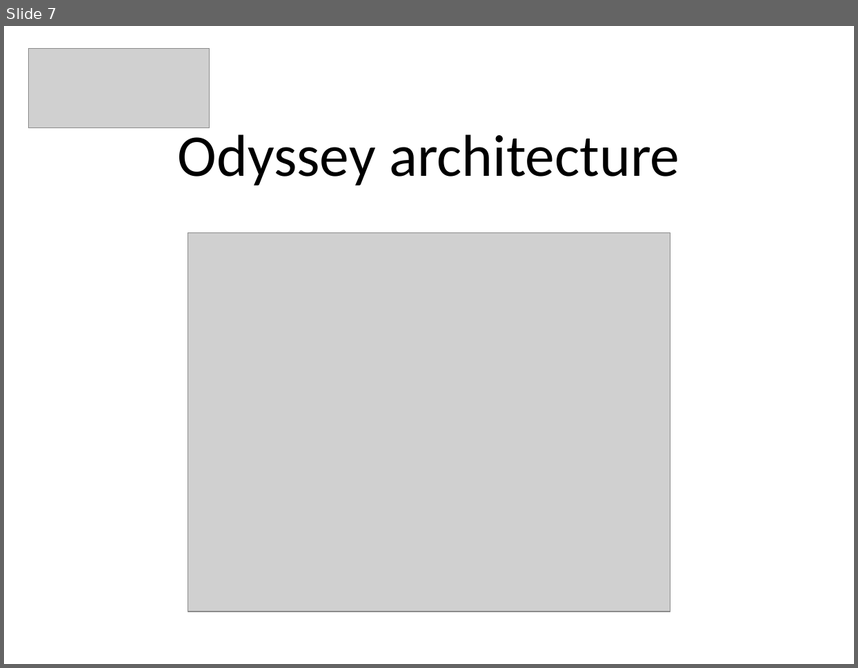
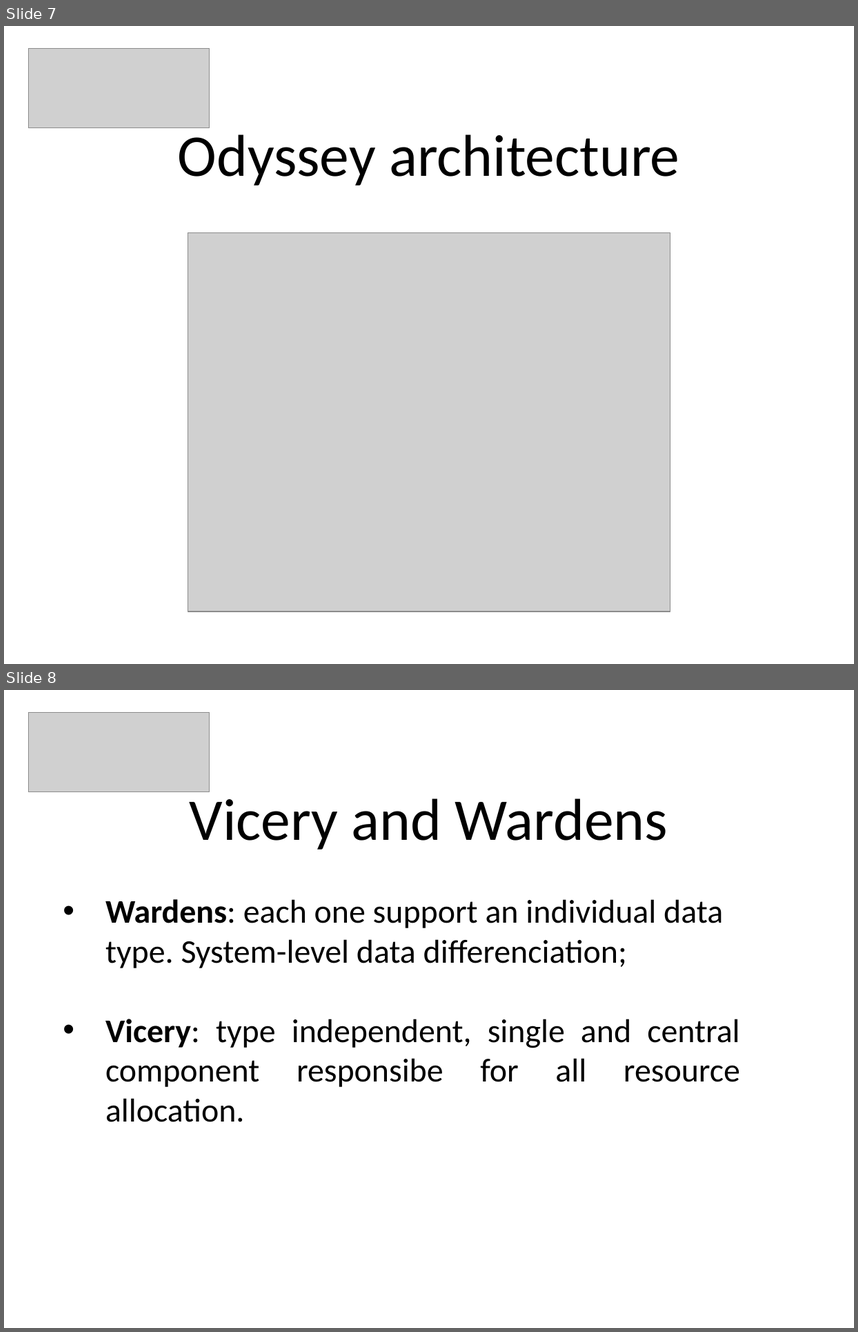
Before and after one commit to PeBraz/AirDesk, a slide deck: paper-presentation/cmov-presentation.pptx. Shown one above the other, each under a label of ours: slide 7 before the commit, slides 7 and 8 after it. The pictures are 858x668 and 858x1332 pixels, drawn with LibreOffice and Linux fonts; fonts in the diff are those of the drawing; grey boxes stand for pictures. Boxes give left, top, right and bottom in pixels: in the first picture for what was removed or moved away, otherwise in the second. Text is boxed around its words. In the diff, an @@ line names an element or a change of style, - is before the commit and + after.

```diff
--- a/paper-presentation/cmov-presentation.pptx
+++ b/paper-presentation/cmov-presentation.pptx
@@ slide 8 added at (4, 690, 854, 1328), background #FFFFFF @@
@@ picture added at (29, 712, 210, 792) @@
@@ title added at (190, 791, 668, 849), 50 pt, text #000000 @@
+Vicery and Wardens
@@ text added at (105, 899, 740, 1122), 28 pt, text #000000 @@
+• Wardens: each one support an individual data type. System-level data differenciation;
+• Vicery: type independent, single and central component responsibe for all resource allocation.
```
Also in this commit, not shown: 5 other slides added.
